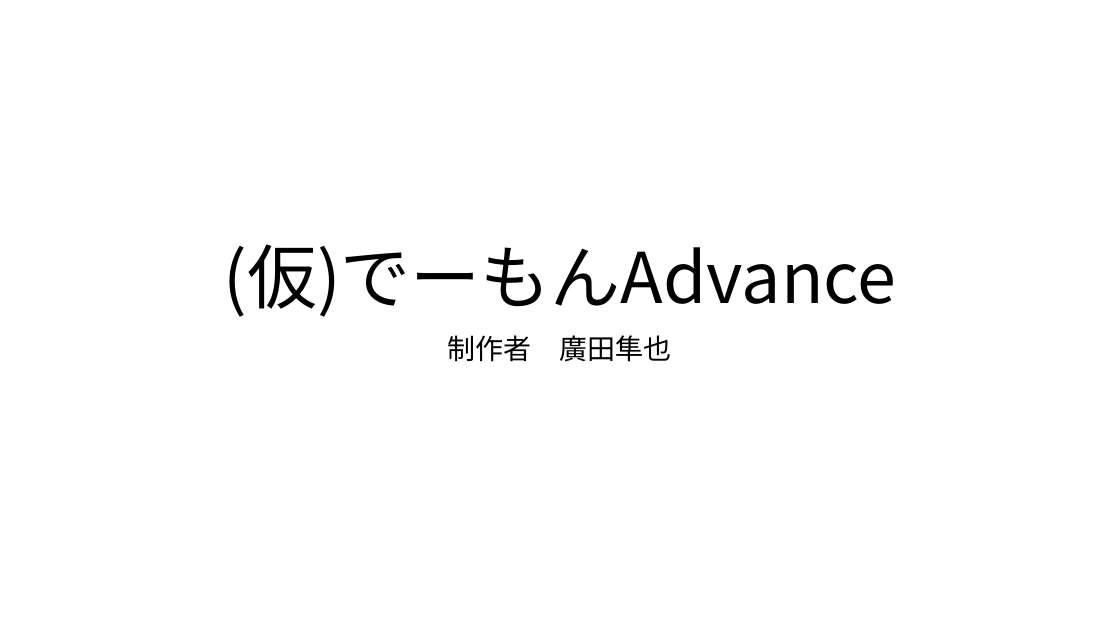
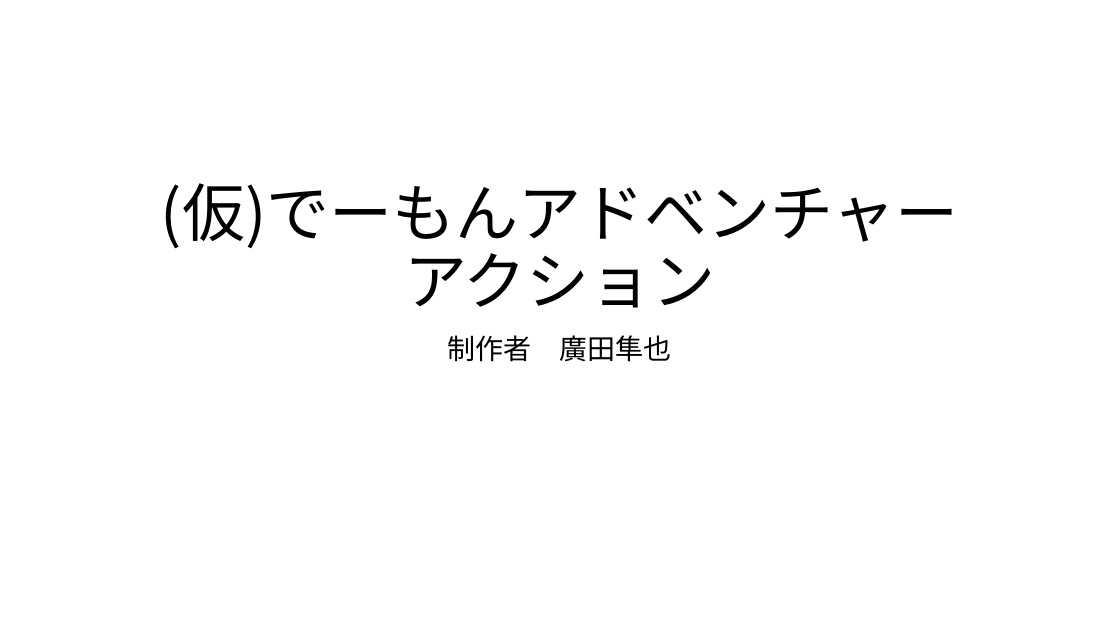
Before and after one commit to 2022Game/15Hirota, a slide deck: slide 1 of 3DLv2_2023_vs2019_Game/Plan/ゲームプレゼンテーション.pptx. Drawn at 1120x630 pixels with LibreOffice and Linux fonts; fonts in the diff are those of the drawing. Boxes give left, top, right and bottom in pixels: in the first picture for what was removed or moved away, otherwise in the second. Text is boxed around its words. In the diff, an @@ line names an element or a change of style, - is before the commit and + after.

```diff
--- a/3DLv2_2023_vs2019_Game/Plan/ゲームプレゼンテーション.pptx
+++ b/3DLv2_2023_vs2019_Game/Plan/ゲームプレゼンテーション.pptx
@@ title at box(161, 183, 959, 308): text changed; size 60 to 54 pt @@
-(仮)でーもんAdvance
+(仮)でーもんアドベンチャー
+アクション
```
Also in this commit, not shown: 4 other slides changed, 1 slide removed, 7 other files.
